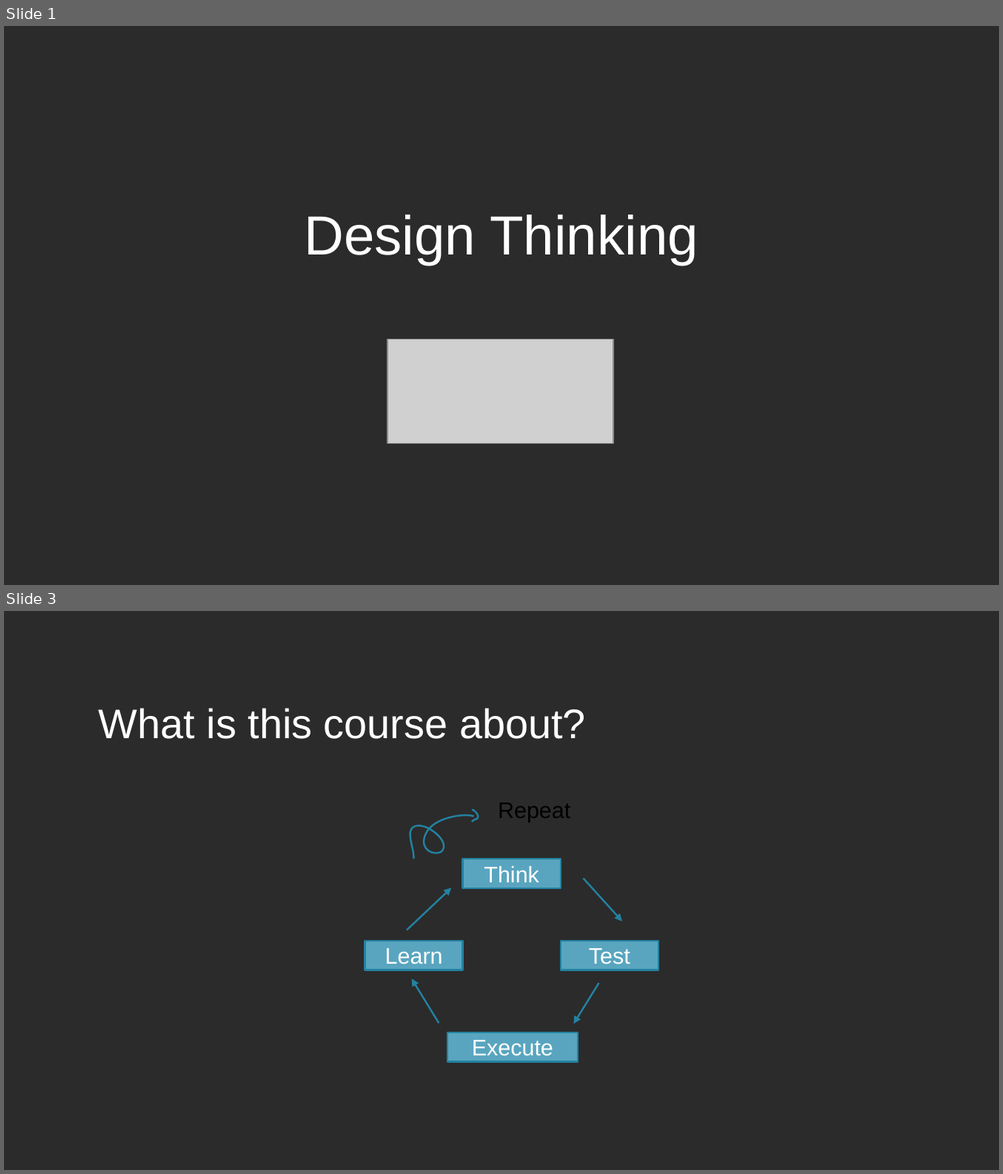
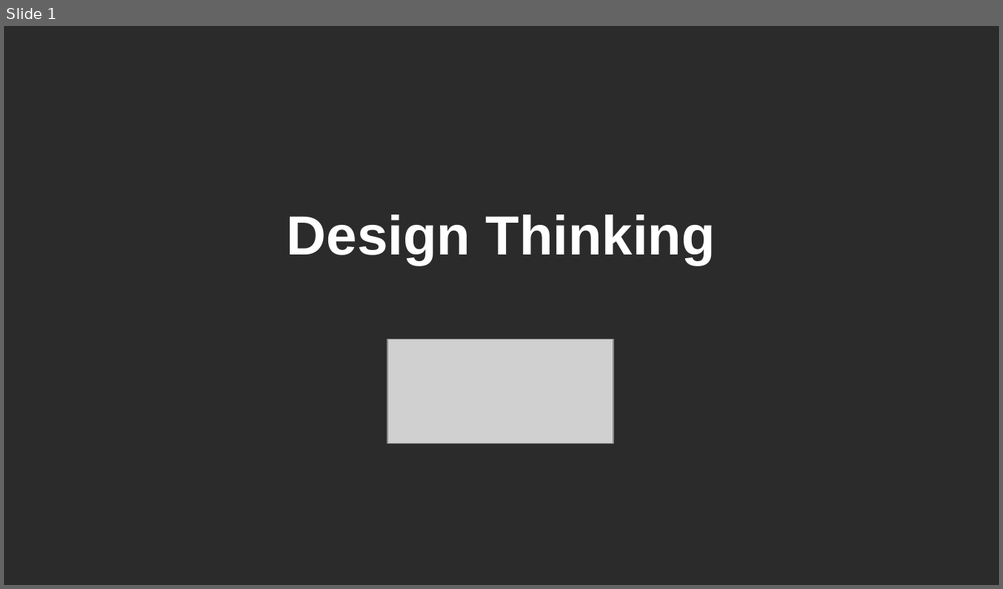
Before and after one commit to jejaksaid/course-flc, a slide deck: design thinking/slide.odp. Shown one above the other, each under a label of ours: slides 1 and 3 before the commit, slide 1 after it; the slides between them are not shown. The pictures are 1003x1174 and 1003x589 pixels, drawn with LibreOffice and Linux fonts; fonts in the diff are those of the drawing; grey boxes stand for pictures; background and template pictures are left out; a plain dark background stands for a picture behind light text. Boxes give left, top, right and bottom in pixels: in the first picture for what was removed or moved away, otherwise in the second. Text is boxed around its words. In the diff, an @@ line names an element or a change of style, - is before the commit and + after.

Commit message:
edited design thinking

```diff
--- a/design thinking/slide.odp
+++ b/design thinking/slide.odp
@@ slide 3 removed at <box>4,611,999,1170</box>, background picture (left out) @@
@@ title removed at <box>99,708,586,739</box> @@
-What is this course about?
@@ freeform shape removed at <box>472,809,478,821</box> @@
@@ text removed at <box>498,803,570,823</box> @@
-Repeat
@@ freeform shape removed at <box>410,816,474,859</box> @@
@@ rectangle removed at <box>463,859,560,888</box> @@
-Think
@@ arrow removed from (407, 931) to (452, 888) @@
@@ arrow removed from (583, 878) to (622, 922) @@
@@ rectangle removed at <box>365,941,463,970</box> @@
-Learn
@@ rectangle removed at <box>560,941,658,970</box> @@
-Test
@@ arrow removed from (439, 1023) to (412, 980) @@
@@ arrow removed from (599, 984) to (574, 1025) @@
@@ rectangle removed at <box>447,1034,577,1062</box> @@
-Execute
@@ slide 1 changed as well @@
@@ title "Design Thinking" at <box>287,215,715,265</box>: bold on @@
```
Also in this commit, not shown: 8 slides added, 4 other slides removed, 2 other files.
